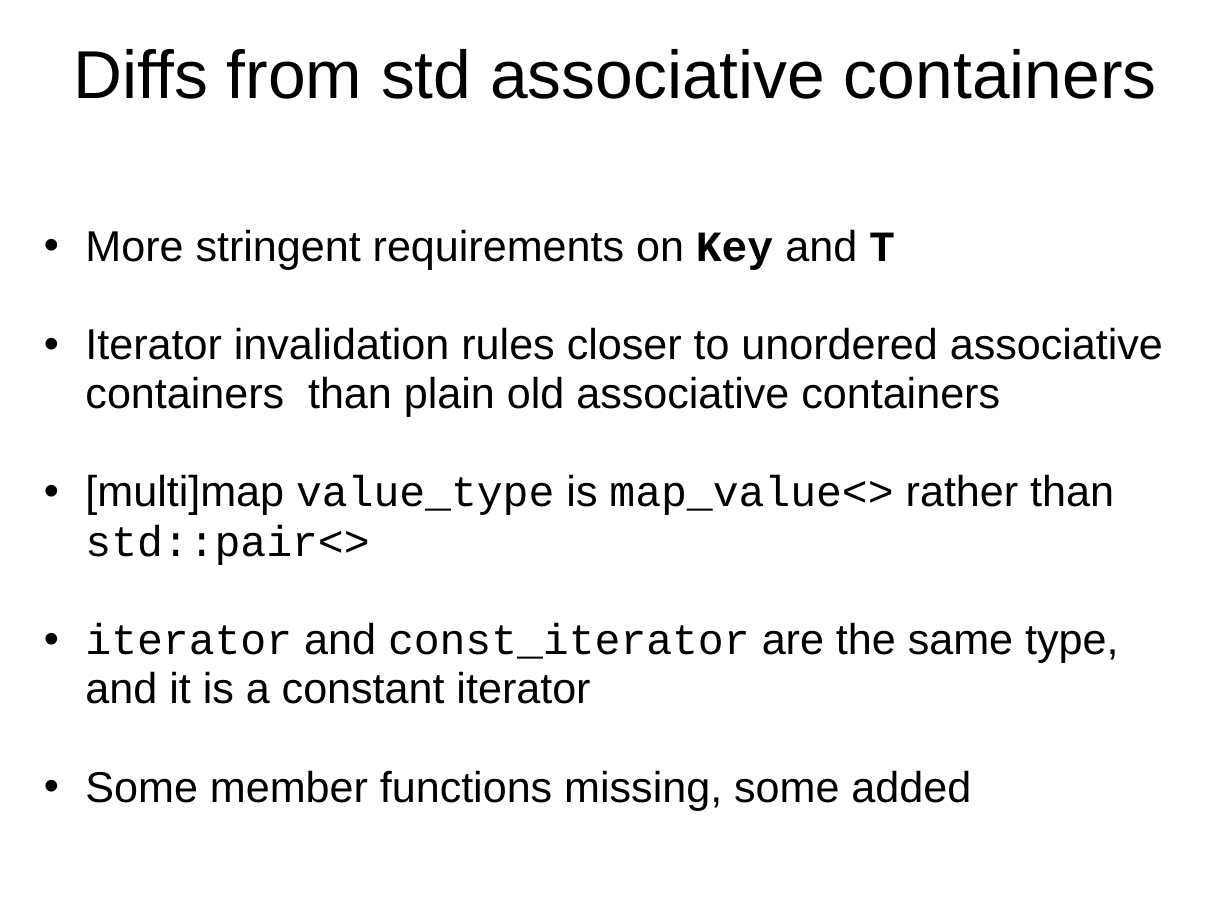
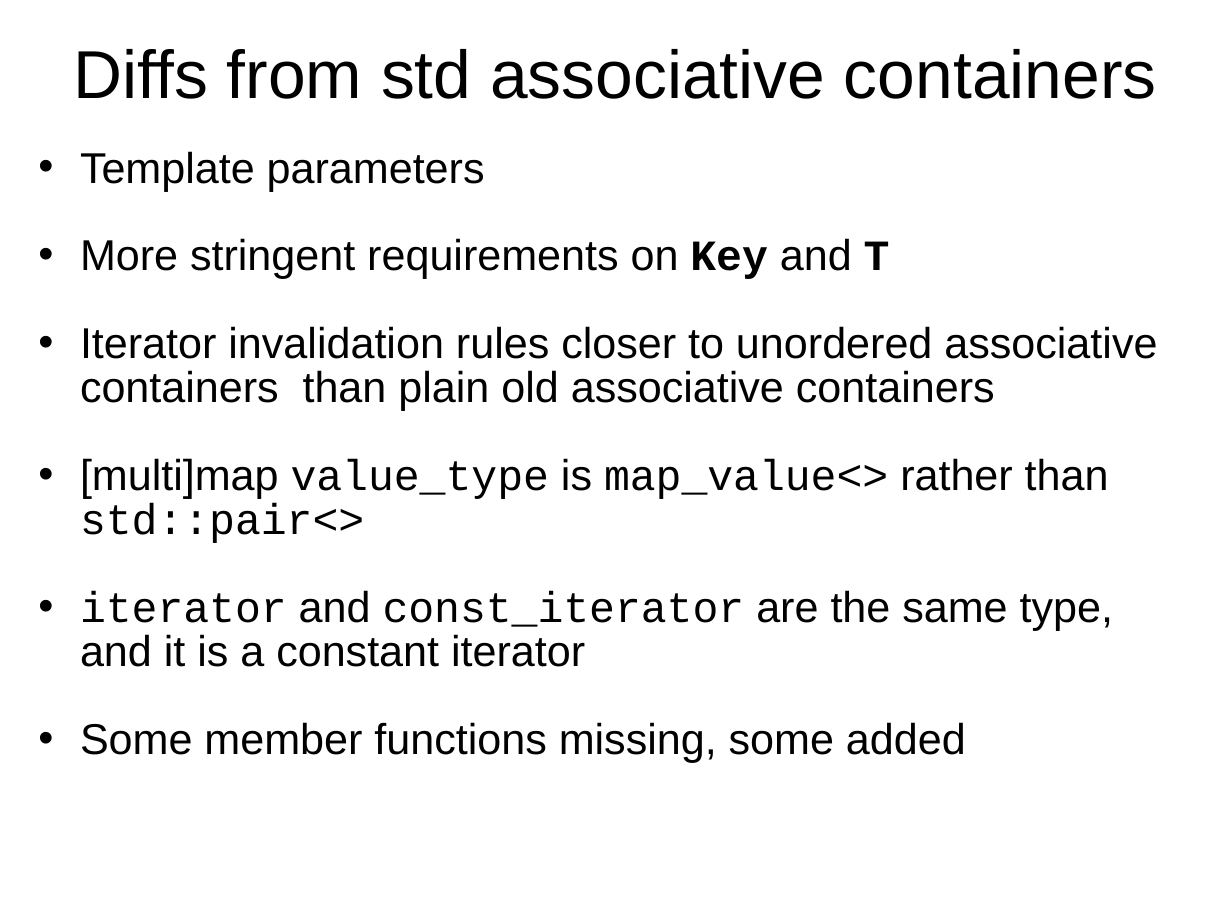
Before and after one commit to Beman/btree, a slide deck: slide 14 of libs/btree/doc/Proposed-B-tree-library.ppt. Drawn at 1232x924 pixels with LibreOffice and Linux fonts; fonts in the diff are those of the drawing; background and template pictures are left out. Boxes give left, top, right and bottom in pixels: in the first picture for what was removed or moved away, otherwise in the second. Text is boxed around its words. In the diff, an @@ line names an element or a change of style, - is before the commit and + after.

```diff
--- a/libs/btree/doc/Proposed-B-tree-library.ppt
+++ b/libs/btree/doc/Proposed-B-tree-library.ppt
@@ text "Template parameters": place and size @@
-text "Template parameters" at [85,229,1163,810]
+text "Template parameters" at [80,151,1157,763]
@@ text at [80,151,485,191]: paragraph added @@
+  • Template parameters
@@ text at [80,238,1157,763]: line spacing 0.95 to 0.85 @@
```
Also in this commit, not shown: 1 other slide changed, 4 slides added, 1 slide removed, 6 other files.
